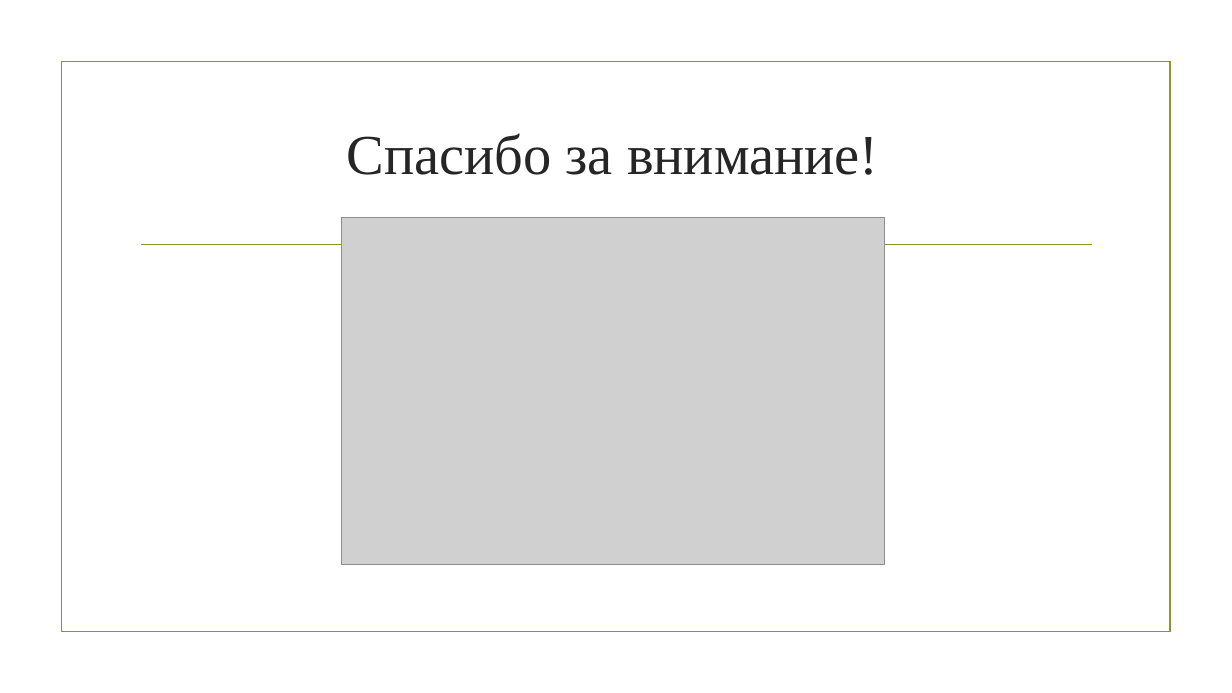
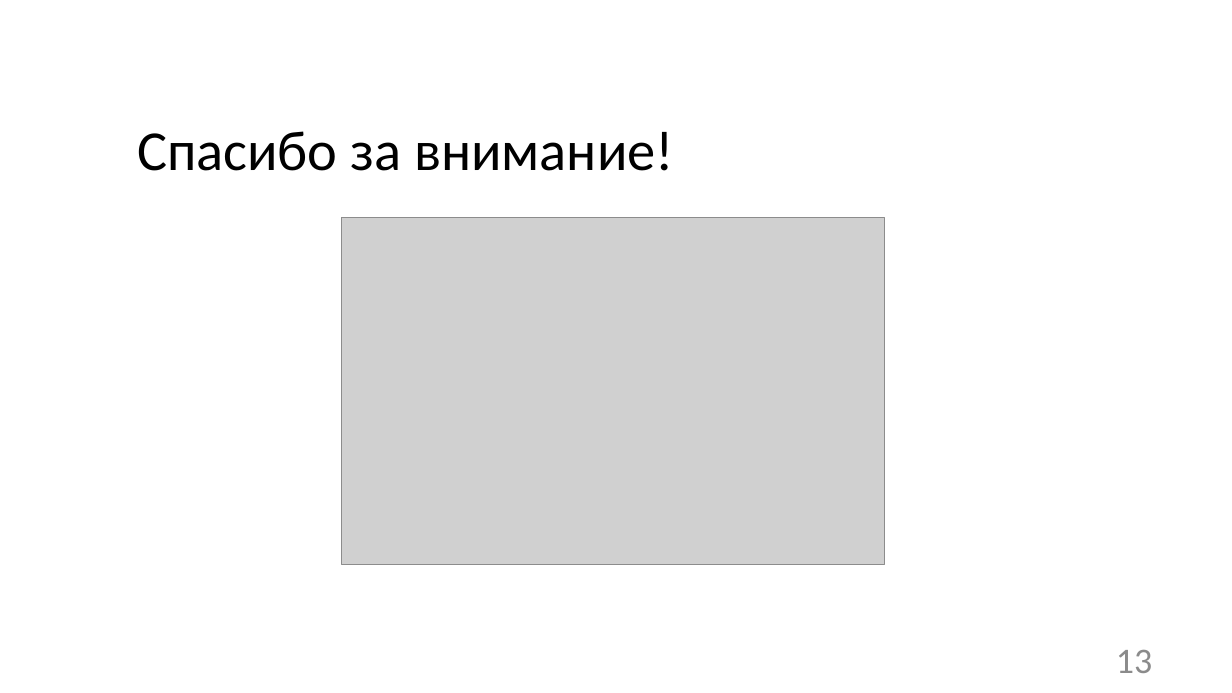
Before and after one commit to nikitka406/diplom, a slide deck: slide 13 of cpeck/diplom.pptx (slide 24 before the commit). Drawn at 1232x693 pixels with LibreOffice and Linux fonts; fonts in the diff are those of the drawing; grey boxes stand for pictures; background and template pictures are left out. Boxes give left, top, right and bottom in pixels: in the first picture for what was removed or moved away, otherwise in the second. Text is boxed around its words. In the diff, an @@ line names an element or a change of style, - is before the commit and + after.

```diff
--- a/cpeck/diplom.pptx
+++ b/cpeck/diplom.pptx
@@ rectangle removed at bbox=[61, 62, 1170, 632] @@
@@ title "Спасибо за внимание!" at bbox=[137, 131, 674, 171]: font Times New Roman to Calibri, text colour #262626 to #000000; alignment centre to left; line spacing 1 to 0.9 @@
@@ line removed from (141, 245) to (1092, 245) @@
@@ page number added at bbox=[1116, 650, 1152, 673], 28 pt, text #8C8C8C @@
+13
```
Also in this commit, not shown: 5 other slides changed, 7 slides added, 18 slides removed, 5 other files.
